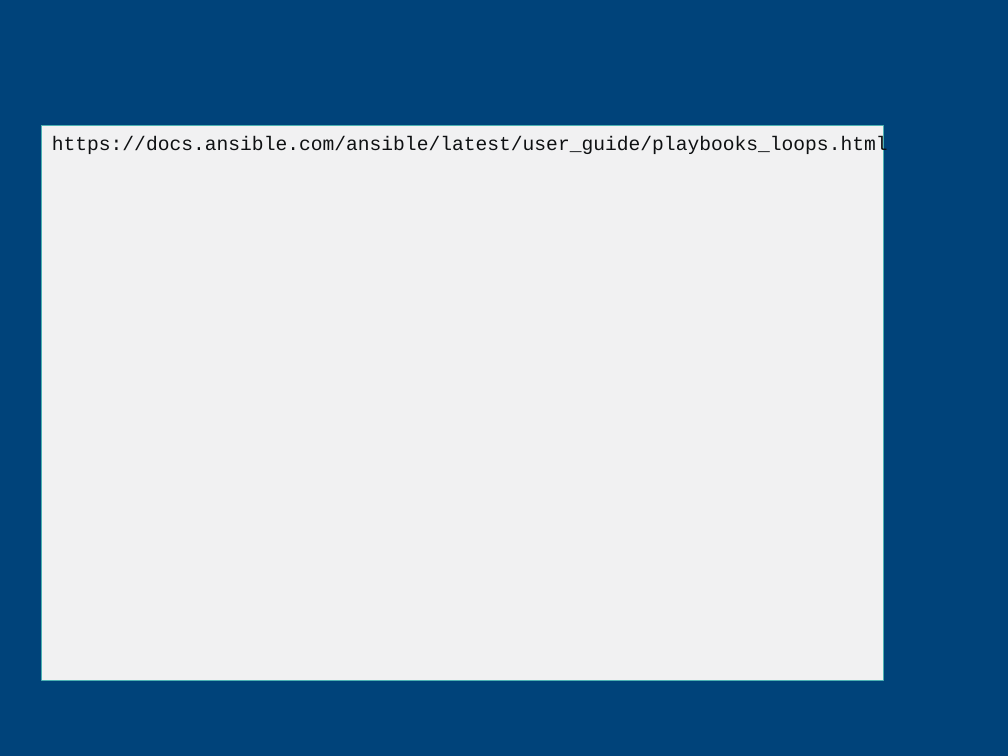
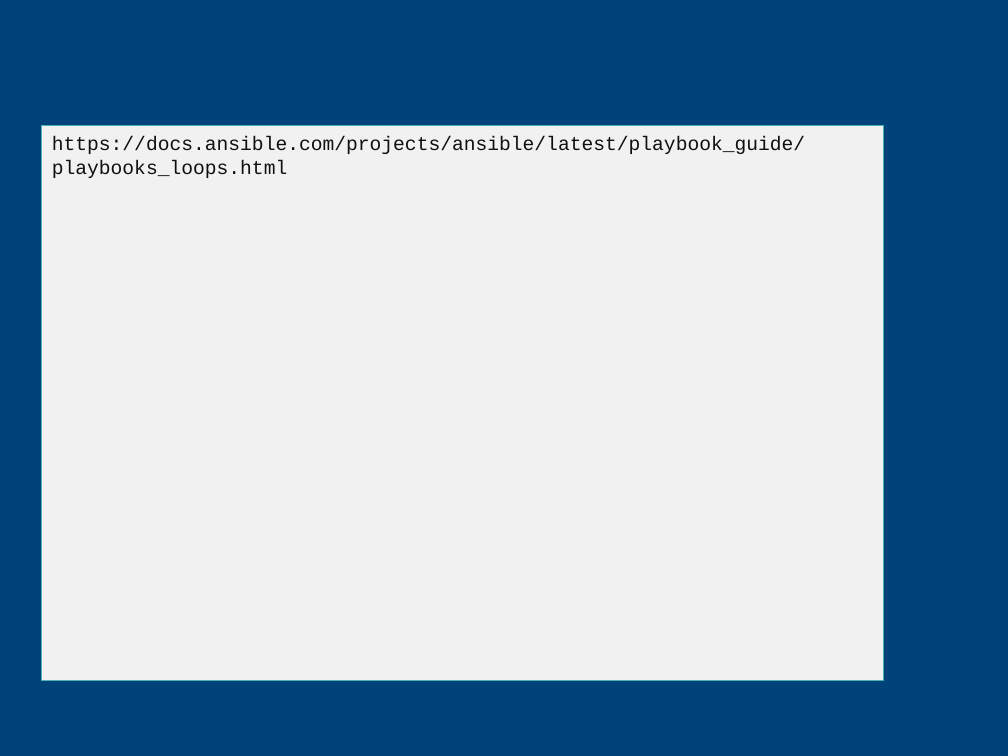
Before and after one commit to CCoupel/ansible-training, a slide deck: slide 99 of Ansible Training.pptx. Drawn at 1008x756 pixels with LibreOffice and Linux fonts; fonts in the diff are those of the drawing; background and template pictures are left out. Boxes give left, top, right and bottom in pixels: in the first picture for what was removed or moved away, otherwise in the second. Text is boxed around its words. In the diff, an @@ line names an element or a change of style, - is before the commit and + after.

```diff
--- a/Ansible Training.pptx
+++ b/Ansible Training.pptx
@@ text in freeform shape at box(52, 136, 805, 178): text changed @@
-https://docs.ansible.com/ansible/latest/user_guide/playbooks_loops.html
+https://docs.ansible.com/projects/ansible/latest/playbook_guide/playbooks_loops.html
```
Also in this commit, not shown: 16 other slides changed, 4 slides added, 4 slides removed.
